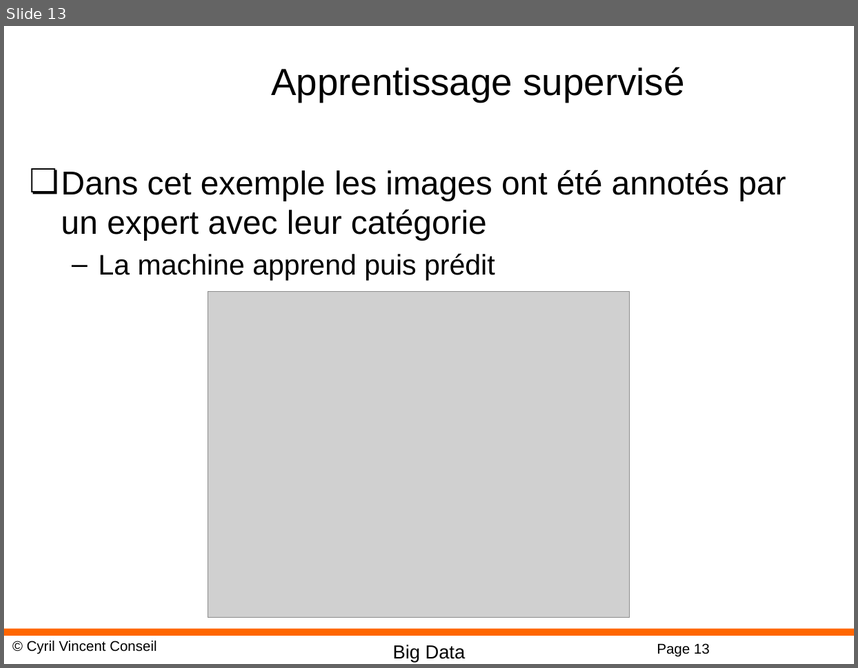
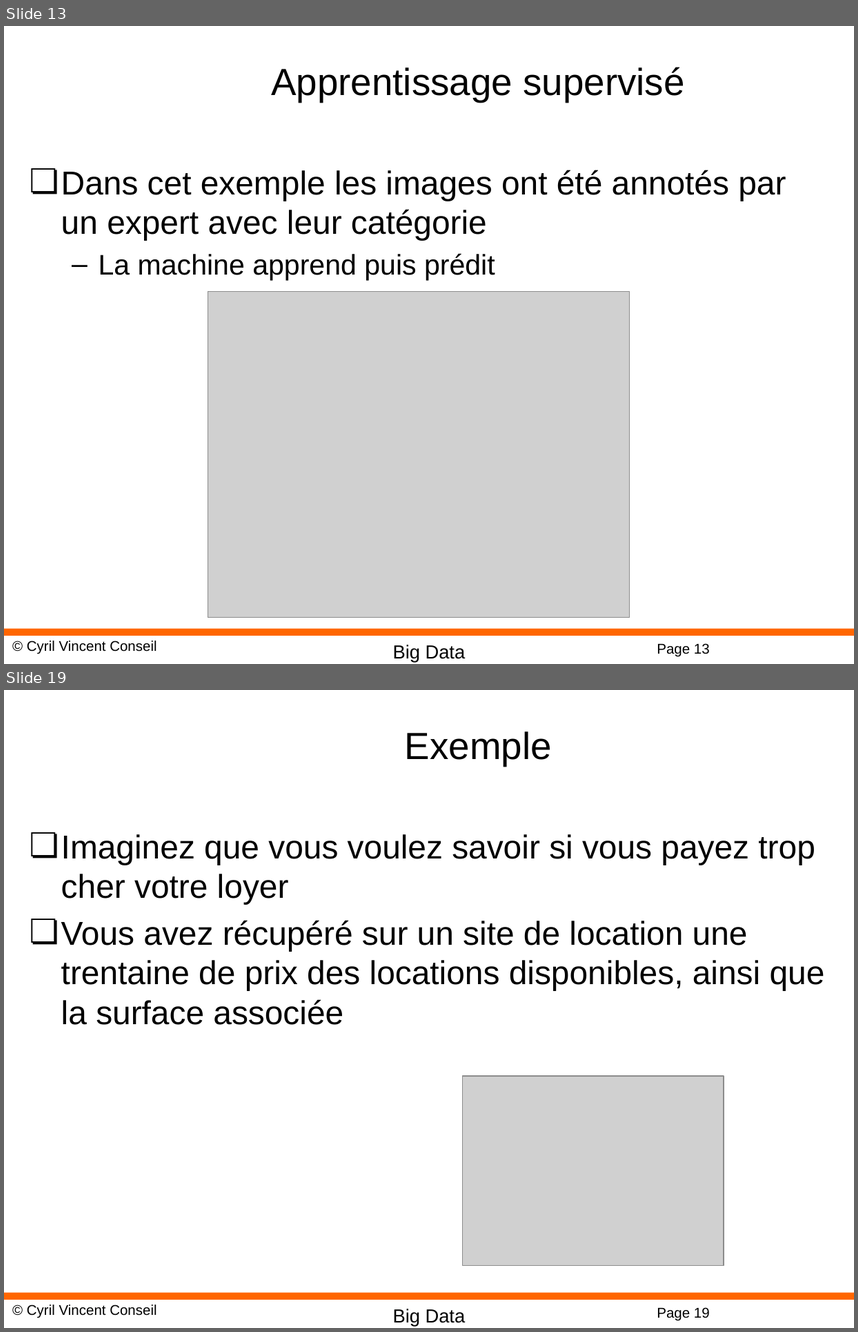
Before and after one commit to cyrilvincent/bigdata, a slide deck: ppt/BigData01-Intro.pptx. Shown one above the other, each under a label of ours: slide 13 before the commit, slides 13 and 19 after it; the slides between them are not shown. The pictures are 858x668 and 858x1332 pixels, drawn with LibreOffice and Linux fonts; fonts in the diff are those of the drawing; grey boxes stand for pictures; background and template pictures are left out. Boxes give left, top, right and bottom in pixels: in the first picture for what was removed or moved away, otherwise in the second. Text is boxed around its words. In the diff, an @@ line names an element or a change of style, - is before the commit and + after.

```diff
--- a/ppt/BigData01-Intro.pptx
+++ b/ppt/BigData01-Intro.pptx
@@ slide 19 added at (4, 690, 854, 1328), background #FFFFFF; not listed: 4 template elements that a slide beside it also shows @@
@@ title added at (405, 731, 552, 766), 32 pt, text #000000 @@
+Exemple
@@ text added at (61, 834, 825, 1025), 28 pt, text #000000 @@
+❏ Imaginez que vous voulez savoir si vous payez trop cher votre loyer
+❏ Vous avez récupéré sur un site de location une trentaine de prix des locations disponibles, ainsi que la surface associée
@@ picture added at (462, 1076, 723, 1265) @@
```
Also in this commit, not shown: 23 other slides added, 22 other files.
